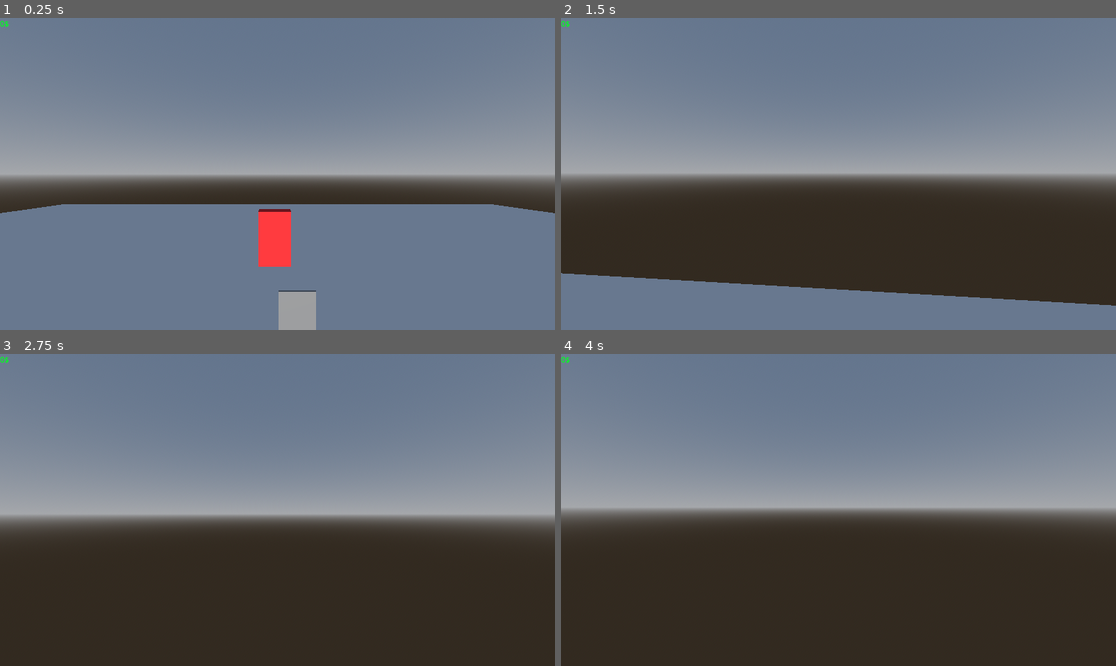
Above: before the commit, frames 1-4 (two rows, left to right).
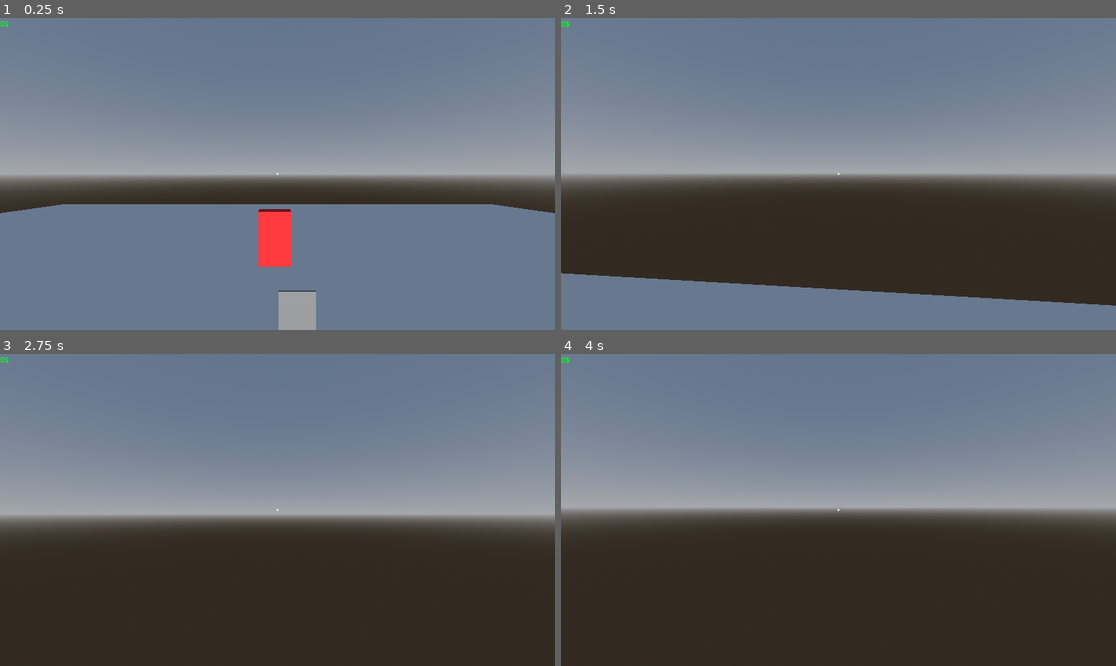
Above: after the commit, the same moments.

Repository: coatline/ludum-dare-58
Game: Godot game, scene res://Scenes/game.tscn
Two runs of this game, one before a commit and one after it. Both use one fixed random seed, a clock stepped at 60 frames per second and the inputs below.
Inputs (mouse positions are in pixels of both pictures, inside the frame that each line leads up to):
- Up to frame 1 (0.25 s): no input
- Up to frame 2 (1.5 s): move the mouse to (866, 174) at 0.52 s; hold Ctrl (crouch) 0.53-1.28 s; hold W (move_forward) from 0.53 s (still down); click (866, 174) at 0.67 s; tap Space (jump) at 0.77 s; tap Q (drop) at 0.8, 1.35 s; move the mouse to (810, 174) at 1.27 s; click (810, 174) at 1.42 s
- Up to frame 3 (2.75 s): keep holding W (move_forward); tap Space (jump) at 1.52 s; tap E (interact) at 1.55, 2.1 s; tap Enter at 2 s; move the mouse to (288, 503) at 2.02 s; press the mouse at (288, 503) at 2.03 s
- Up to frame 4 (4 s): keep holding W (move_forward); tap Space (jump) at 2.75, 3.02, 3.77 s; move the mouse to (832, 516) at 2.77 s; release the mouse at (832, 516) at 2.78 s; click (832, 516) at 2.85 s; tap Ctrl (crouch) at 3.05 s; tap Enter at 3.5 s; move the mouse to (877, 513) at 3.52 s; hold Ctrl (crouch) from 3.53 s (still down); click (877, 513) at 3.67 s; tap Q (drop) at 3.8 s

The runs differ from the first frame. In frame 1, less than 0.1% of the frame differs, in the area x 49-51%, y 49-51%; in frame 2, less than 0.1%; in frame 3, less than 0.1%; in frame 4, less than 0.1%.
Error before the commit: Parse Error: Expected indented block after function declaration. (res://Scripts/card_pack.gd:5)

Commit message:
Keybind indicators

Diff:
--- a/Scenes/game.tscn
+++ b/Scenes/game.tscn
@@ -39,7 +39,7 @@
 size = Vector3(0.3, 0.5, 0.15)
 
 [sub_resource type="BoxShape3D" id="BoxShape3D_3dryh"]
-size = Vector3(0.3, 0.5, 0.025)
+size = Vector3(0.3, 0.5, 0.075)
 
 [sub_resource type="BoxMesh" id="BoxMesh_wowpa"]
 size = Vector3(0.3, 0.5, 0.025)
@@ -79,9 +79,11 @@
 mesh = SubResource("BoxMesh_wrm1d")
 skeleton = NodePath("../..")
 
-[node name="CardPack" type="RigidBody3D" parent="."]
+[node name="CardPack" type="RigidBody3D" parent="." node_paths=PackedStringArray("rb", "collider")]
 transform = Transform3D(1, 0, 0, 0, 1, 0, 0, 0, 1, -0.026085377, 1.3867435, -2.4191875)
 script = ExtResource("3_wrm1d")
+rb = NodePath(".")
+collider = NodePath("CollisionShape3D")
 
 [node name="CollisionShape3D" type="CollisionShape3D" parent="CardPack"]
 shape = SubResource("BoxShape3D_wrm1d")
@@ -90,9 +92,11 @@
 mesh = SubResource("BoxMesh_3dryh")
 skeleton = NodePath("../..")
 
-[node name="Card" type="RigidBody3D" parent="."]
+[node name="Card" type="RigidBody3D" parent="." node_paths=PackedStringArray("rb", "collider")]
 transform = Transform3D(1, 0, 0, 0, 1, 0, 0, 0, 1, 0.15572906, 0.6983392, -2.1169214)
 script = ExtResource("4_3dryh")
+rb = NodePath(".")
+collider = NodePath("CollisionShape3D")
 
 [node name="CollisionShape3D" type="CollisionShape3D" parent="Card"]
 shape = SubResource("BoxShape3D_3dryh")
--- a/Scenes/player.tscn
+++ b/Scenes/player.tscn
@@ -1,8 +1,10 @@
-[gd_scene load_steps=6 format=3 uid="uid://rwtxgxevspvg"]
+[gd_scene load_steps=8 format=3 uid="uid://rwtxgxevspvg"]
 
 [ext_resource type="Script" uid="uid://buaoiclqane4o" path="res://Scripts/player.gd" id="1_v0iea"]
 [ext_resource type="Script" uid="uid://b6dsfn8iylghq" path="res://Scripts/player_interact.gd" id="2_cvnsp"]
 [ext_resource type="Script" uid="uid://78qwmfmsm0p1" path="res://Scripts/player_object_holder.gd" id="3_6t5aa"]
+[ext_resource type="Script" uid="uid://j01plcdknngv" path="res://Scripts/keybinds_label.gd" id="4_fkybt"]
+[ext_resource type="Texture2D" uid="uid://dlgciw171lb30" path="res://Graphics/Circle.png" id="4_vgqql"]
 
 [sub_resource type="CapsuleShape3D" id="CapsuleShape3D_ebmjs"]
 
@@ -36,10 +38,10 @@
 interact_label = NodePath("../../../Control/Interact")
 object_holder = NodePath("../../../Hand")
 
-[node name="Hand" type="Node3D" parent="." node_paths=PackedStringArray("drop_label", "hand")]
+[node name="Hand" type="Node3D" parent="." node_paths=PackedStringArray("keybinds_label", "hand")]
 transform = Transform3D(1, 0, 0, 0, 1, 0, 0, 0, 1, 0.26523185, 1.0320841, -1.3284174)
 script = ExtResource("3_6t5aa")
-drop_label = NodePath("../Control/Drop")
+keybinds_label = NodePath("../Control/Keybinds")
 hand = NodePath(".")
 
 [node name="Control" type="Control" parent="."]
@@ -66,18 +68,16 @@
 horizontal_alignment = 1
 vertical_alignment = 2
 
-[node name="Drop" type="Label" parent="Control"]
-visible = false
+[node name="Keybinds" type="Label" parent="Control"]
 layout_mode = 1
 anchors_preset = 2
 anchor_top = 1.0
 anchor_bottom = 1.0
-offset_top = -23.0
-offset_right = 62.0
+offset_top = -335.0
+offset_right = 254.0
 grow_vertical = 0
-text = "Drop - Q"
-horizontal_alignment = 1
 vertical_alignment = 2
+script = ExtResource("4_fkybt")
 
 [node name="Money" type="RichTextLabel" parent="Control"]
 modulate = Color(0, 1, 0.116666794, 1)
@@ -85,3 +85,34 @@
 offset_right = 40.0
 offset_bottom = 40.0
 text = "0$"
+
+[node name="ProgressBar" type="ProgressBar" parent="Control"]
+visible = false
+layout_mode = 1
+anchors_preset = 7
+anchor_left = 0.5
+anchor_top = 1.0
+anchor_right = 0.5
+anchor_bottom = 1.0
+offset_left = -114.0
+offset_top = -52.0
+offset_right = 114.0
+offset_bottom = -25.0
+grow_horizontal = 2
+grow_vertical = 0
+
+[node name="TextureRect" type="TextureRect" parent="Control"]
+layout_mode = 1
+anchors_preset = 8
+anchor_left = 0.5
+anchor_top = 0.5
+anchor_right = 0.5
+anchor_bottom = 0.5
+offset_left = -2.0
+offset_top = -2.0
+offset_right = 2.0
+offset_bottom = 2.0
+grow_horizontal = 2
+grow_vertical = 2
+texture = ExtResource("4_vgqql")
+expand_mode = 1
--- a/Scripts/card_pack.gd
+++ b/Scripts/card_pack.gd
@@ -1,5 +1,6 @@
 extends HoldableObject
 
+func use(direction: Vector3, started: bool = false, finished: bool = false) -> void:
+	queue_free()
 
-
-func start_using(direction: Vector3) -> void:
+func useable() -> bool: return true
--- a/Scripts/holdable_object.gd
+++ b/Scripts/holdable_object.gd
@@ -11,8 +11,6 @@
 
 var being_held: bool = false
 var current_holder: Node = null
-
-# --- Pickup / Drop ---
 
 func pickup():
 	collider.disabled = true
@@ -53,17 +51,14 @@
 func interact_text() -> String:
 	return "Pickup " + name
 
-func start_using(direction: Vector3) -> void:
-	pass
-
-func continue_using(direction: Vector3) -> void:
-	pass
-
-func finish_using(direction: Vector3) -> void:
+func use(direction: Vector3, started: bool = false, finished: bool = false) -> void:
 	pass
 
 func rotate_vertically() -> bool:
 	return false
 
+func useable() -> bool:
+	return false
+
 func _exit_tree():
-	emit_signal("destroyed")
+	destroyed.emit()
--- /dev/null
+++ b/Scripts/keybinds_label.gd
@@ -0,0 +1,31 @@
+extends Label
+class_name KeybindsLabel
+
+var keys_dict = {"drop_item": false, "use_item": false}
+var keys_order = ["drop_item", "use_item"]
+
+var control_scheme = "keyboard"
+
+var display_names = {
+	"keyboard": {"drop_item": "Drop - Q", "use_item": "Use - LMB"},
+	"gamepad": {"drop_item": "Drop - X", "use_item": "Use - RT"}
+}
+
+func _init() -> void:
+	keys_order.reverse()
+
+func toggle_keybind(key: String, enabled: bool) -> void:
+	if key in keys_dict:
+		keys_dict[key] = enabled
+	update_text()
+
+func update_text():
+	var key_index = 0
+	text = ""
+
+	for key in keys_order:
+		if keys_dict[key]:
+			if key_index > 0:
+				text += "\n"
+			text += display_names[control_scheme].get(key, key)
+			key_index += 1
--- a/Scripts/object_holder.gd
+++ b/Scripts/object_holder.gd
@@ -14,8 +14,8 @@
 
 func object_left():
 	if holdable_object:
-		holdable_object.left_hand.connect(object_left)
-		holdable_object.destroyed.connect(object_left)
+		holdable_object.left_hand.disconnect(object_left)
+		holdable_object.destroyed.disconnect(object_left)
 		holdable_object = null
 
 func try_drop():
@@ -23,17 +23,9 @@
 		holdable_object.drop(-global_transform.basis.z)
 		#SoundManager.play_sound("DropObject", hand.global_transform.origin)
 
-func start_using():
+func try_use(started: bool = false, finished: bool = false) -> void:
 	if holdable_object:
-		holdable_object.start_using(global_transform.basis.z * -1)
-
-func continue_using():
-	if holdable_object:
-		holdable_object.continue_using(global_transform.basis.z * -1)
-
-func finish_using():
-	if holdable_object:
-		holdable_object.finish_using(global_transform.basis.z * -1)
+		holdable_object.use(-global_transform.basis.z, started, finished)
 
 func _process(_delta):
 	if holdable_object:
--- a/Scripts/player.gd
+++ b/Scripts/player.gd
@@ -15,18 +15,26 @@
 @onready var collision_shape = $CollisionShape3D
 
 var gravity = ProjectSettings.get_setting("physics/3d/default_gravity")
-var look_rot : Vector2
-var stand_height : float
+var focused: bool = true
+var stand_height: float
+var look_rot: Vector2
 
 func _ready():
 	stand_height = collision_shape.shape.height
 	Input.set_mouse_mode(Input.MOUSE_MODE_CAPTURED)
 
 func _physics_process(delta):
+	if Input.mouse_mode != Input.MOUSE_MODE_CAPTURED:
+		return
+
 	var move_speed = speed
 
 	if Input.is_action_just_pressed("drop"):
 		object_holder.try_drop()
+	if Input.is_action_pressed("use_item"):
+		object_holder.try_use(Input.is_action_just_pressed("use_item"), false)
+	if Input.is_action_just_released("use_item"):
+		object_holder.try_use(false, true)
 
 	if not is_on_floor():
 		velocity.y -= gravity * delta
@@ -61,9 +69,22 @@
 		look_rot.x -= (event.relative.y * sensitivity)
 		look_rot.x = clamp(look_rot.x, min_angle, max_angle)
 
+	if event.is_action_pressed("ui_cancel"):
+		Input.set_mouse_mode(Input.MOUSE_MODE_VISIBLE)
+
+	elif event is InputEventMouseButton:
+		if event.button_index == MOUSE_BUTTON_LEFT and event.pressed:
+			Input.set_mouse_mode(Input.MOUSE_MODE_CAPTURED)
+
 func crouch(delta : float, reverse = false):
 	var target_height : float = crouch_height if not reverse else stand_height
 
 	collision_shape.shape.height = lerp(collision_shape.shape.height, target_height, crouch_transition * delta)
 	collision_shape.position.y = lerp(collision_shape.position.y, target_height * 0.5, crouch_transition * delta)
 	head.position.y = lerp(head.position.y, target_height - 1, crouch_transition * delta)
+
+enum {
+	ONGOING,
+	STARTED,
+	FINISHED
+}
--- a/Scripts/player_object_holder.gd
+++ b/Scripts/player_object_holder.gd
@@ -1,11 +1,13 @@
 extends ObjectHolder
 
-@export var drop_label: Label
+@export var keybinds_label: KeybindsLabel
 
 func pickup(obj):
 	super.pickup(obj)
-	drop_label.visible = true
+	keybinds_label.toggle_keybind("drop_item", true)
+	keybinds_label.toggle_keybind("use_item", holdable_object.useable())
 
 func object_left():
 	super.object_left()
-	drop_label.visible = false
+	keybinds_label.toggle_keybind("drop_item", false)
+	keybinds_label.toggle_keybind("use_item", false)
--- a/project.godot
+++ b/project.godot
@@ -72,6 +72,11 @@
 "events": [Object(InputEventKey,"resource_local_to_scene":false,"resource_name":"","device":-1,"window_id":0,"alt_press …(192 unchanged characters)…
 ]
 }
+use_item={
+"deadzone": 0.2,
+"events": [Object(InputEventMouseButton,"resource_local_to_scene":false,"resource_name":"","device":-1,"window_id":0,"alt_pressed":false,"shift_pressed":false,"ctrl_pressed":false,"meta_pressed":false,"button_mask":1,"position":Vector2(160, 29),"global_position":Vector2(169, 77),"factor":1.0,"button_index":1,"canceled":false,"pressed":true,"double_click":false,"script":null)
+]
+}
 
 [physics]
 
Binary file added: Graphics/Circle.png
Not shown, added: Graphics/Circle.png.import
Not shown, added: Scripts/keybinds_label.gd.uid
